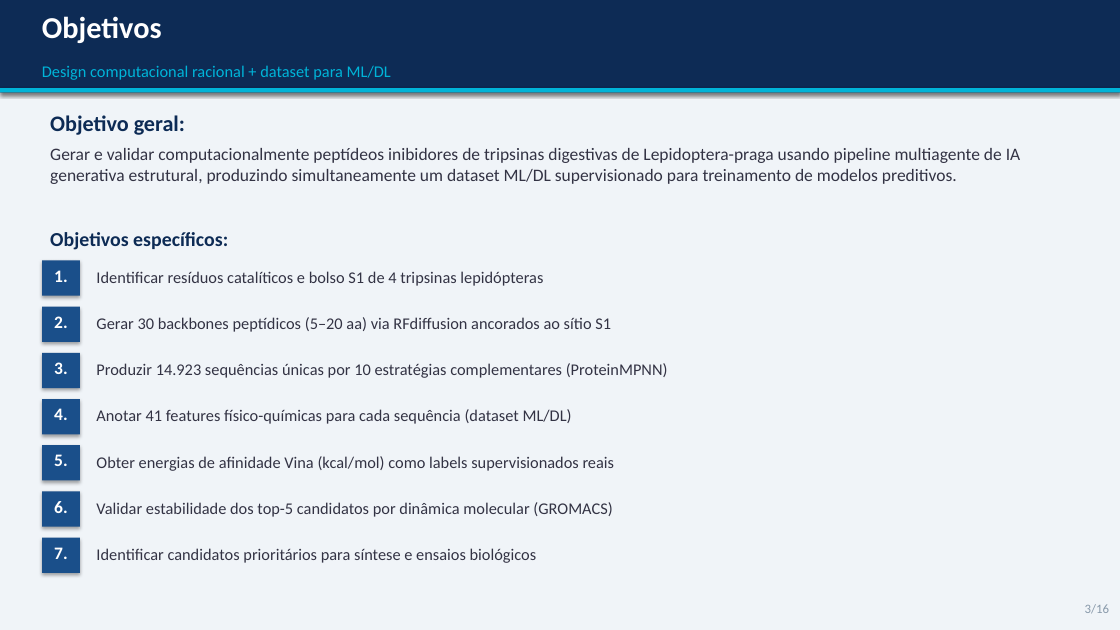
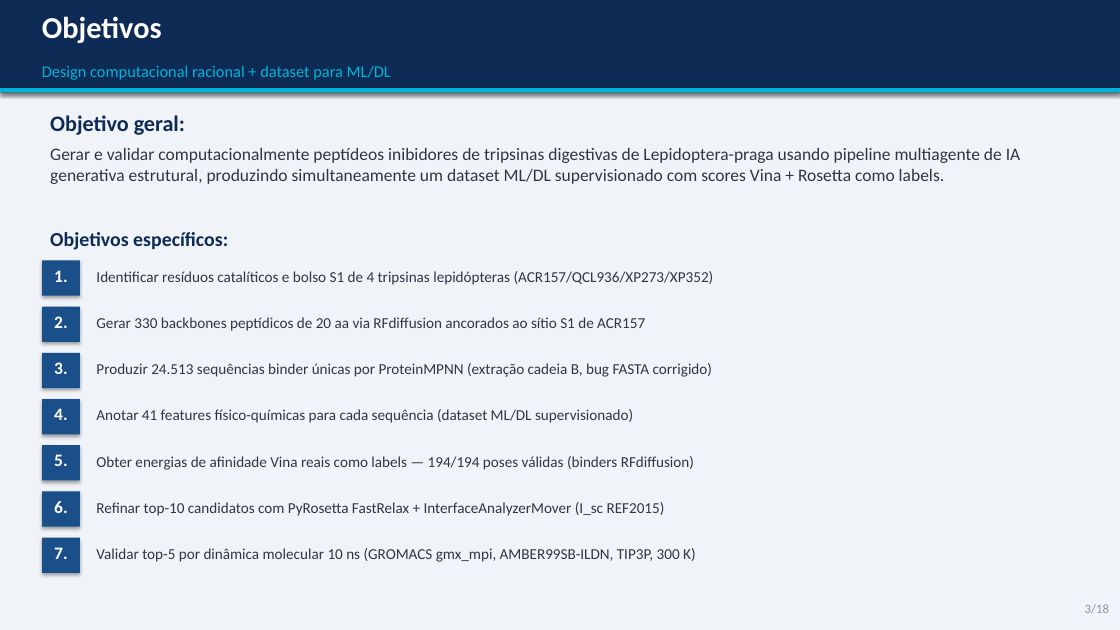
Before and after one commit to eulaliobqi/design-inibidores, a slide deck: slide 3 of apresentacao_design_inibidores.pptx. Drawn at 1120x630 pixels with LibreOffice and Linux fonts; fonts in the diff are those of the drawing. Boxes give left, top, right and bottom in pixels: in the first picture for what was removed or moved away, otherwise in the second. Text is boxed around its words. In the diff, an @@ line names an element or a change of style, - is before the commit and + after.

```diff
--- a/apresentacao_design_inibidores.pptx
+++ b/apresentacao_design_inibidores.pptx
@@ text at (x1=50, y1=148, x2=1021, y2=184): text changed @@
-Gerar e validar computacionalmente peptídeos inibidores de tripsinas digestivas de Lepidoptera-praga usando pipeline multiagente de IA generativa estrutural, produzindo simultaneamente um dataset ML/DL supervisionado para treinamento de modelos preditivos.
+Gerar e validar computacionalmente peptídeos inibidores de tripsinas digestivas de Lepidoptera-praga usando pipeline multiagente de IA generativa estrutural, produzindo simultaneamente um dataset ML/DL supervisionado com scores Vina + Rosetta como labels.
@@ text at (x1=96, y1=271, x2=714, y2=285): text changed; size 14 to 13 pt @@
-Identificar resíduos catalíticos e bolso S1 de 4 tripsinas lepidópteras
+Identificar resíduos catalíticos e bolso S1 de 4 tripsinas lepidópteras (ACR157/QCL936/XP273/XP352)
@@ text at (x1=96, y1=317, x2=645, y2=331): text changed; size 14 to 13 pt @@
-Gerar 30 backbones peptídicos (5–20 aa) via RFdiffusion ancorados ao sítio S1
+Gerar 330 backbones peptídicos de 20 aa via RFdiffusion ancorados ao sítio S1 de ACR157
@@ text at (x1=96, y1=363, x2=712, y2=377): text changed; size 14 to 13 pt @@
-Produzir 14.923 sequências únicas por 10 estratégias complementares (ProteinMPNN)
+Produzir 24.513 sequências binder únicas por ProteinMPNN (extração cadeia B, bug FASTA corrigido)
@@ text at (x1=96, y1=409, x2=633, y2=423): text changed; size 14 to 13 pt @@
-Anotar 41 features físico-químicas para cada sequência (dataset ML/DL)
+Anotar 41 features físico-químicas para cada sequência (dataset ML/DL supervisionado)
@@ text at (x1=96, y1=456, x2=694, y2=470): text changed; size 14 to 13 pt @@
-Obter energias de afinidade Vina (kcal/mol) como labels supervisionados reais
+Obter energias de afinidade Vina reais como labels — 194/194 poses válidas (binders RFdiffusion)
@@ text at (x1=96, y1=502, x2=665, y2=516): text changed; size 14 to 13 pt @@
-Validar estabilidade dos top-5 candidatos por dinâmica molecular (GROMACS)
+Refinar top-10 candidatos com PyRosetta FastRelax + InterfaceAnalyzerMover (I_sc REF2015)
@@ text at (x1=96, y1=548, x2=695, y2=562): text changed; size 14 to 13 pt @@
-Identificar candidatos prioritários para síntese e ensaios biológicos
+Validar top-5 por dinâmica molecular 10 ns (GROMACS gmx_mpi, AMBER99SB-ILDN, TIP3P, 300 K)
@@ text at (x1=1085, y1=604, x2=1109, y2=614): text changed @@
-3/16
+3/18
```
Also in this commit, not shown: 8 other slides changed, 9 slides added, 7 slides removed, 47 other files.
